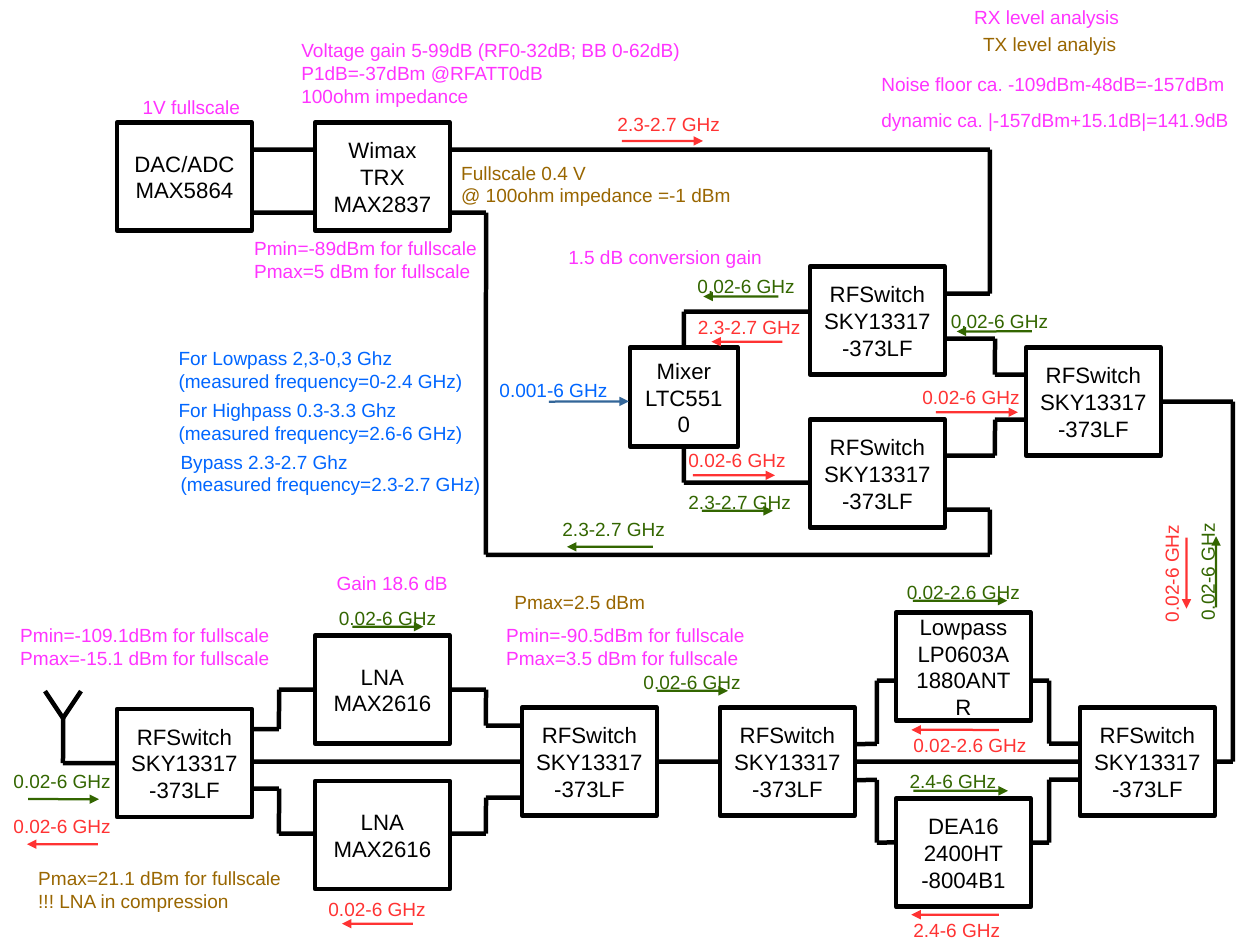
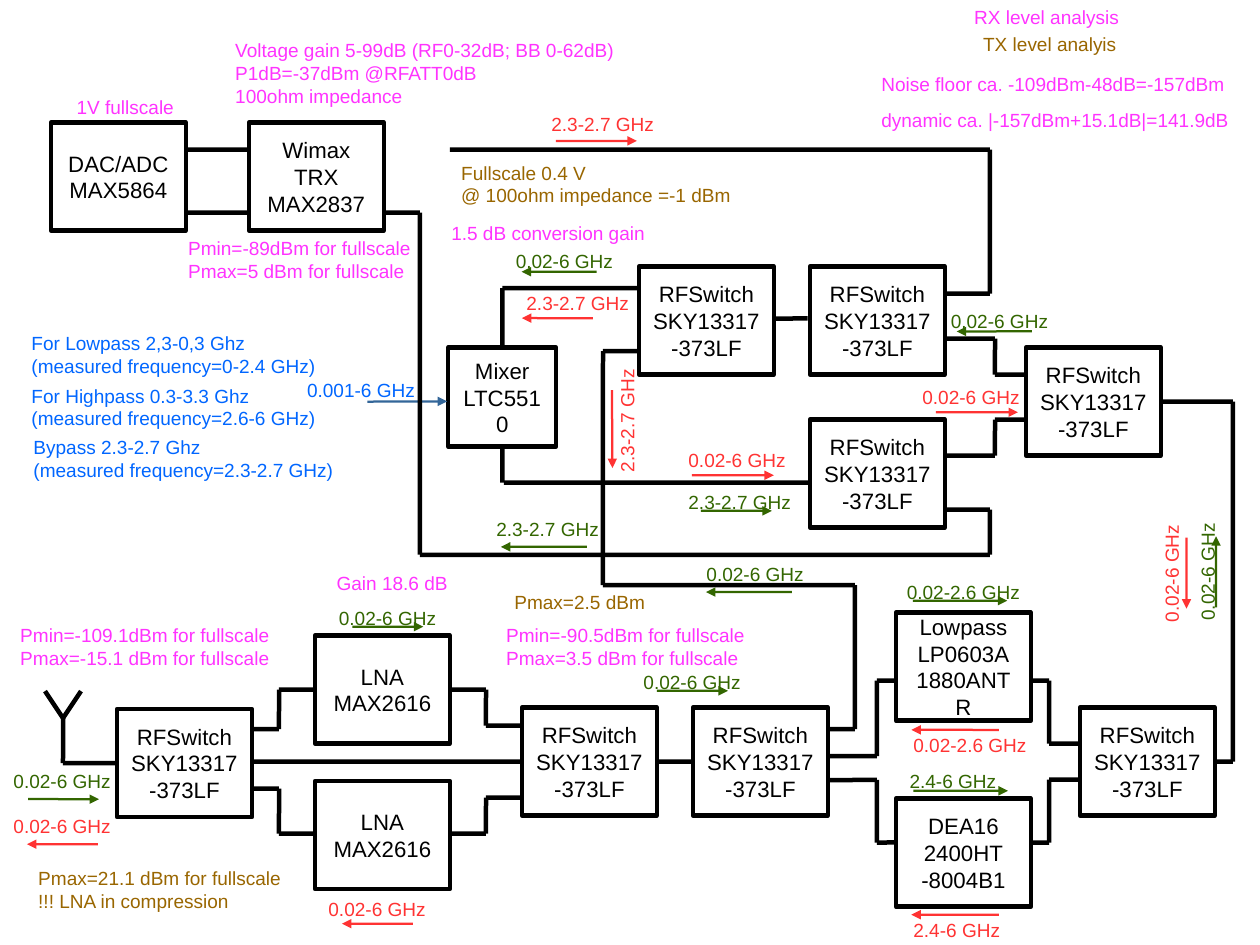
Before and after one commit to rad1o/hardware, a slide deck: slide 1 of overview_RF.odp. Drawn at 1260x945 pixels with LibreOffice and Linux fonts; fonts in the diff are those of the drawing. Boxes give left, top, right and bottom in pixels: in the first picture for what was removed or moved away, otherwise in the second. Text is boxed around its words. In the diff, an @@ line names an element or a change of style, - is before the commit and + after.

```diff
--- a/overview_RF.odp
+++ b/overview_RF.odp
@@ 5 texts, 4 lines, 2 rectangles, 2 arrows moved together from (x1=117, y1=43, x2=720, y2=555) to (x1=51, y1=43, x2=654, y2=555) @@
@@ text "1.5 dB conversion gain" moved from (x1=568, y1=250, x2=762, y2=268) to (x1=451, y1=226, x2=645, y2=244) @@
@@ text "0.02-6 GHz" moved from (x1=697, y1=279, x2=795, y2=297) to (x1=516, y1=254, x2=613, y2=273) @@
@@ rectangle added at (x1=639, y1=266, x2=774, y2=374), fill #FFFFFF, outline #000000 2.83 pt, 14 pt, text #000000 @@
+RFSwitch
+SKY13317
+-373LF
@@ line moved from (811, 312) - (684, 312) to (639, 288) - (502, 288) @@
@@ line moved from (684, 348) - (684, 312) to (502, 348) - (502, 288) @@
@@ text "2.3-2.7 GHz" moved from (x1=698, y1=320, x2=800, y2=338) to (x1=526, y1=296, x2=629, y2=314) @@
@@ arrow moved from (779, 296) - (703, 296) to (597, 272) - (521, 272) @@
@@ arrow moved from (712, 342) - (783, 342) to (523, 318) - (593, 318) @@
@@ line added from (808, 319) to (773, 319), #000000 2.83 pt @@
@@ line added from (638, 351) to (604, 351), #000000 2.83 pt @@
@@ line added from (604, 585) to (604, 351), #000000 2.83 pt @@
@@ text "0.001-6 GHz" moved from (x1=499, y1=383, x2=607, y2=401) to (x1=307, y1=383, x2=415, y2=401) @@
@@ text added at (x1=617, y1=372, x2=638, y2=471), 12 pt, text #FF3333 @@
+2.3-2.7 GHz
@@ arrow added from (612, 390) to (613, 468), #FF3333 1.42 pt @@
@@ 3 texts moved together from (x1=179, y1=351, x2=480, y2=495) to (x1=31, y1=336, x2=333, y2=481) @@
@@ 1 rectangle, 1 arrow, 1 line moved together from (x1=549, y1=348, x2=737, y2=483) to (x1=367, y1=348, x2=556, y2=483) @@
@@ line moved from (811, 483) - (684, 483) to (811, 483) - (504, 483) @@
@@ line moved from (990, 555) - (486, 555) to (990, 555) - (420, 555) @@
@@ text added at (x1=706, y1=568, x2=804, y2=586), 12 pt, text #336600 @@
+0.02-6 GHz
@@ line moved from (1080, 761) - (855, 761) to (855, 585) - (604, 585) @@
@@ arrow added from (792, 592) to (707, 592), #336600 1.42 pt @@
@@ line added from (855, 729) to (855, 585), #000000 2.83 pt @@
@@ line moved from (877, 680) - (877, 744) to (877, 680) - (877, 756) @@
@@ rectangle "RFSwitch" moved from (x1=720, y1=708, x2=855, y2=815) to (x1=693, y1=708, x2=828, y2=815) @@
@@ line added from (855, 729) to (828, 729), #000000 2.83 pt @@
@@ line moved from (720, 761) - (657, 761) to (693, 761) - (657, 761) @@
@@ line moved from (877, 744) - (855, 744) to (877, 756) - (828, 756) @@
@@ line moved from (877, 780) - (855, 780) to (877, 780) - (828, 780) @@
```
Also in this commit, not shown: 3 slides added, 13 other files.
